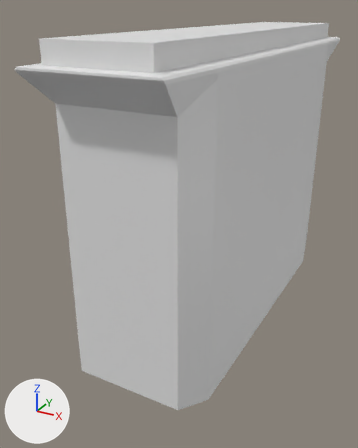
One commit to the FBX model Alight/Assets/3D object/Fireplace.fbx: the scene before it, then after it.
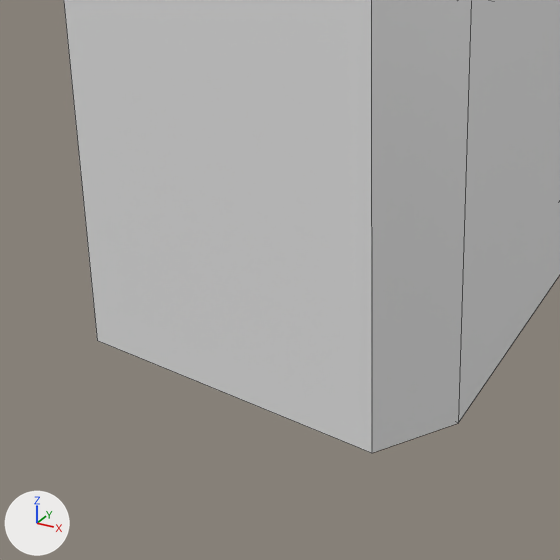
Old and new are each drawn whole from a 50 mm lens placed at (1.1, -3.13, 1.72), pointed at (-0.15, -0.86, 0.58) and again close up on the part from 13% to 68% of the width and 56% to 100% of the height. Lighting does not change. The marker at lower left points along +X, +Y and +Z. The close-ups show mesh edges as thin lines. Materials are left out; every surface is plain grey.
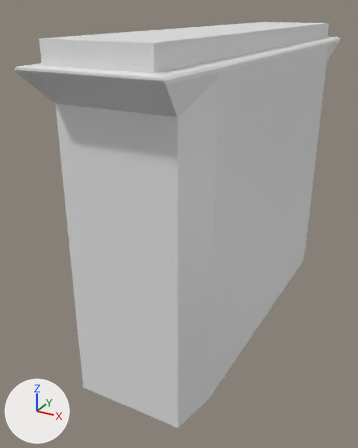
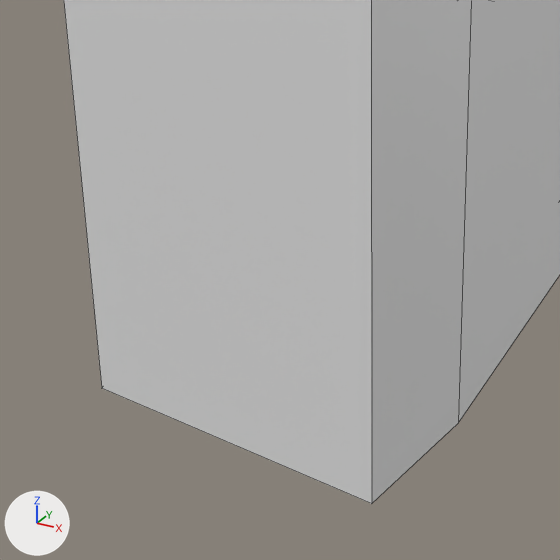
Where the newer file only moved an object's origin or applied its transform, the numbers keep the older frame.

Where the change shows, as pixel boxes [x1, y1, x2, y2] in the close-ups (560 x 560 px; the box of a moved part takes in the faces that stretch with it):
'Cube', reshaped: before [64, 0, 560, 453]; after [64, 0, 560, 504]
part 1 of me_cube, moved or reshaped: before [97, 225, 458, 453]; after [97, 225, 458, 504]

The change, as a list of edits to the scene's bpy script:
```text
Change me_cube:
    where me_cube.from_pydata(...)  # 76 vertices, 74 faces; spans x -0.3..0.31, y -1.17..1.17, z -1.19..0.42
    used by ob_cube; location = (0.022, -0.654, 1.192)
    me_cube part 1
    me_cube.vertices[3].co: (0.27, -1.02, -1.09) -> (0.27, -1.02, -1.19)  # pixel (371, 453) -> pixel (371, 503)
    me_cube.vertices[7].co: (-0.26, -1.02, -1.09) -> (-0.26, -1.02, -1.19)  # pixel (97, 340) -> pixel (101, 388)
```
